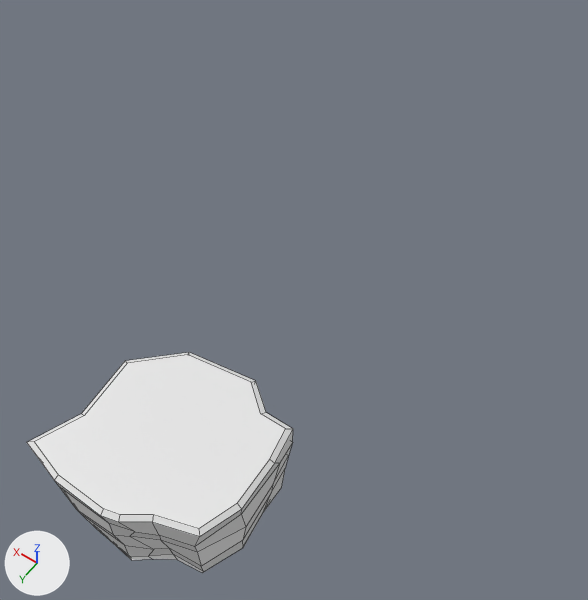
An edit to the FBX model Dungeon Crawler/Assets/Visual Assets/Models/Cliff.fbx, drawn before and after from the same camera.
The view is the same before and after, from a 50 mm lens placed at (-3.04, 2.27, 7.88), pointed at (0.17, -2.22, 0.81). Every picture has the same lights, and +X, +Y and +Z are marked at lower left. Mesh edges are drawn as thin lines.

In view in the first picture: 'Cliff_Albedo'.
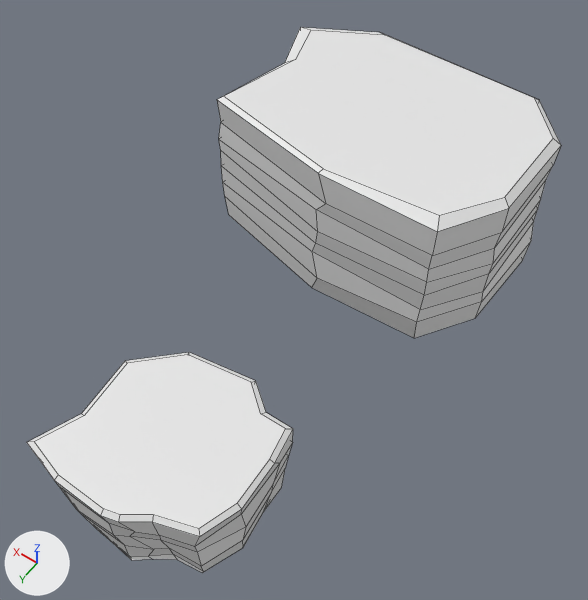
Where the change shows, as pixel boxes (x1, y1, x2, y2) in the pictures (588 x 600 px):
'Plane', added: after (217, 27, 561, 338)

Edits to the bpy script that builds the scene:
```text
Add me_plane_001:
    me_plane_001.from_pydata(...)  # 81 vertices, 74 faces; spans x -1.52..2.08, y -1.31..1.33, z -0.01..1.97
    me_plane_001.materials.append(mat_material_002)  # its picture is missing
Add ob_plane:
    ob_plane = bpy.data.objects.new('Plane', me_plane_001)
    ob_plane.location = (0.04, -4.32, 0.0)
```
